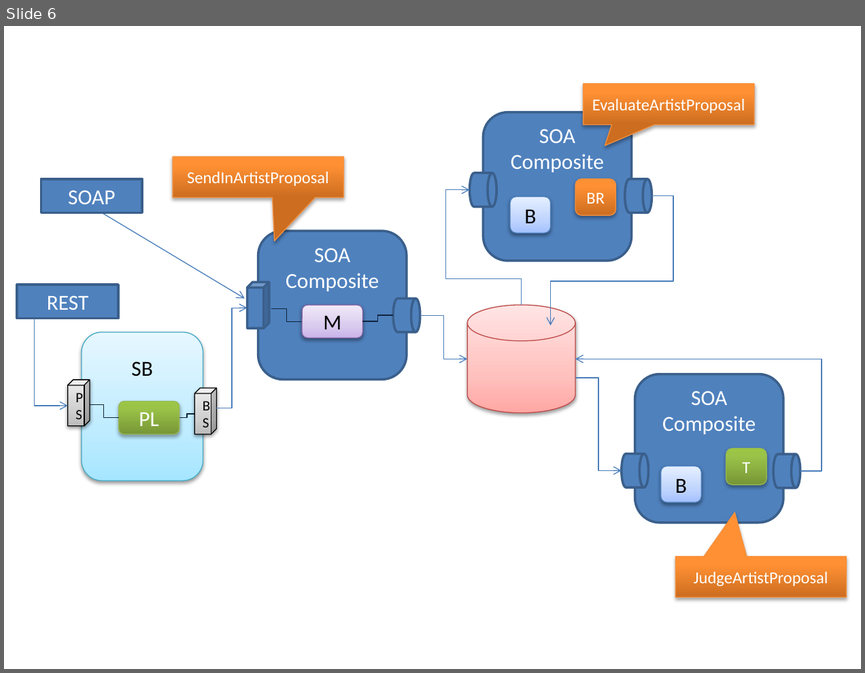
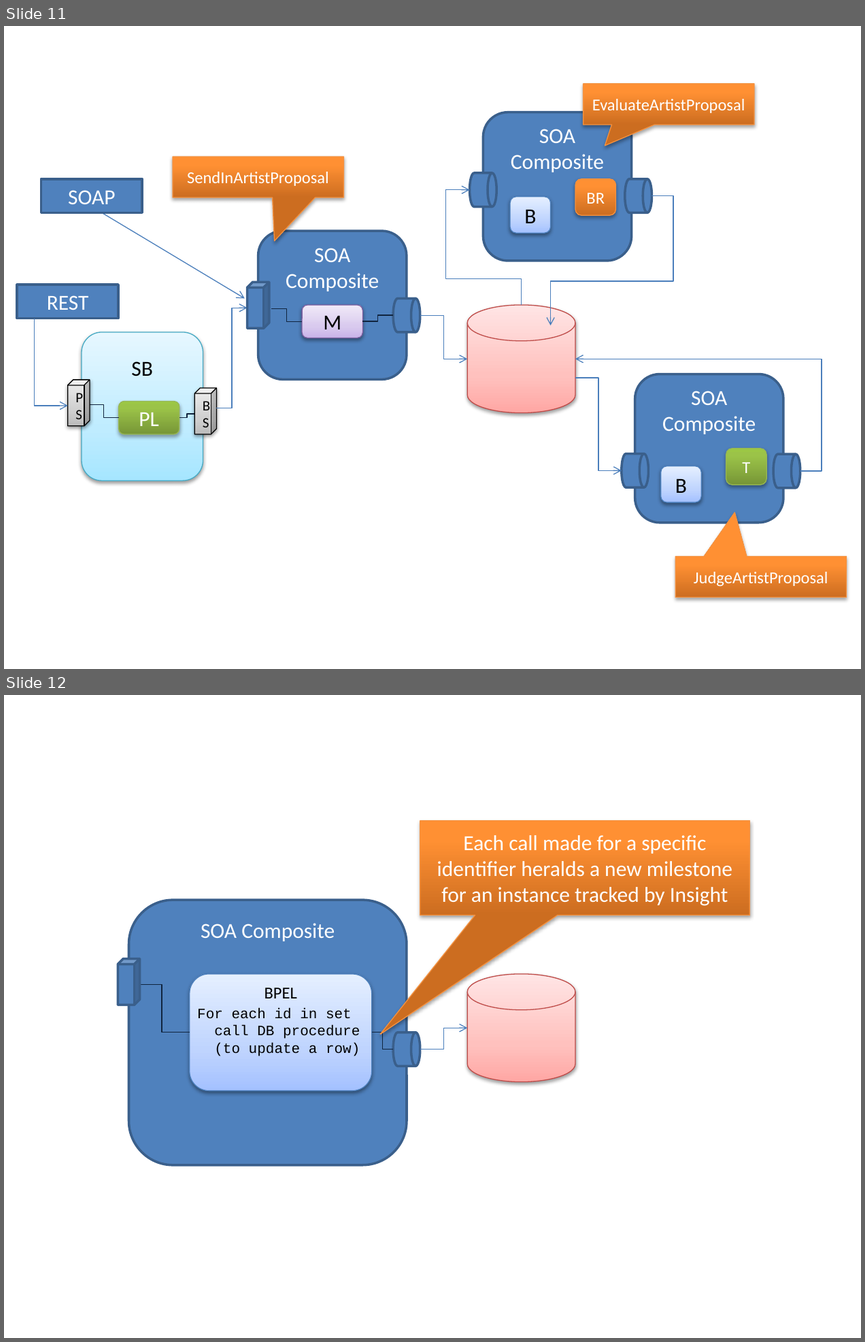
Before and after one commit to lucasjellema/insight-demo-valencia, a slide deck: ofmw-forum2016-insight-valencia-demo.pptx. Shown one above the other, each under a label of ours: slide 6 before the commit, slides 11 and 12 after it. The pictures are 865x673 and 865x1342 pixels, drawn with LibreOffice and Linux fonts; fonts in the diff are those of the drawing. Boxes give left, top, right and bottom in pixels: in the first picture for what was removed or moved away, otherwise in the second. Text is boxed around its words. In the diff, an @@ line names an element or a change of style, - is before the commit and + after.

```diff
--- a/ofmw-forum2016-insight-valencia-demo.pptx
+++ b/ofmw-forum2016-insight-valencia-demo.pptx
@@ slide 12 added at [4, 695, 861, 1338], background #FFFFFF @@
@@ speech box added at [420, 821, 750, 915], fill gradient #CC6E20 to #FF9034 to #FF9136, outline #F69240 0.75 pt, 18 pt, text #FFFFFF @@
+Each call made for a specific identifier heralds a new milestone for an instance tracked by Insight
@@ rounded rectangle added at [129, 900, 407, 1164], fill #4F81BD, outline #3A5F8C 2 pt, 18 pt, text #FFFFFF @@
+SOA Composite
@@ cube added at [118, 959, 140, 1005], fill #4F81BD, outline #3A5F8C 2 pt @@
@@ rounded rectangle added at [190, 974, 373, 1090], fill gradient #A4C4FF to #BFD4FF to #E6EEFF, outline #4B7EBC 0.75 pt, 14 pt, text #000000 @@
+BPEL
@@ cylinder added at [468, 974, 575, 1081], fill gradient #FFA6A5 to #FFC0BF to #FFE7E7, outline #BF4C48 0.75 pt @@
@@ elbow line added from (135, 985) to (190, 1032), #0F243E 0.75 pt @@
@@ text added at [197, 1008, 360, 1056], 12 pt, text #000000 @@
+For each id in set
+call DB procedure
+(to update a row)
@@ elbow line added from (372, 1032) to (393, 1049), #0F243E 0.75 pt @@
@@ flow chart magnetic drum added at [393, 1032, 419, 1065], fill #4F81BD, outline #3A5F8C 2 pt @@
@@ elbow arrow added from (420, 1049) to (468, 1028), #4B7EBC 0.75 pt @@
@@ what was slide 6 is now slide 11 @@
```
Also in this commit, not shown: 1 slide changed, 8 other slides added, 3 slides removed, 31 other files.
